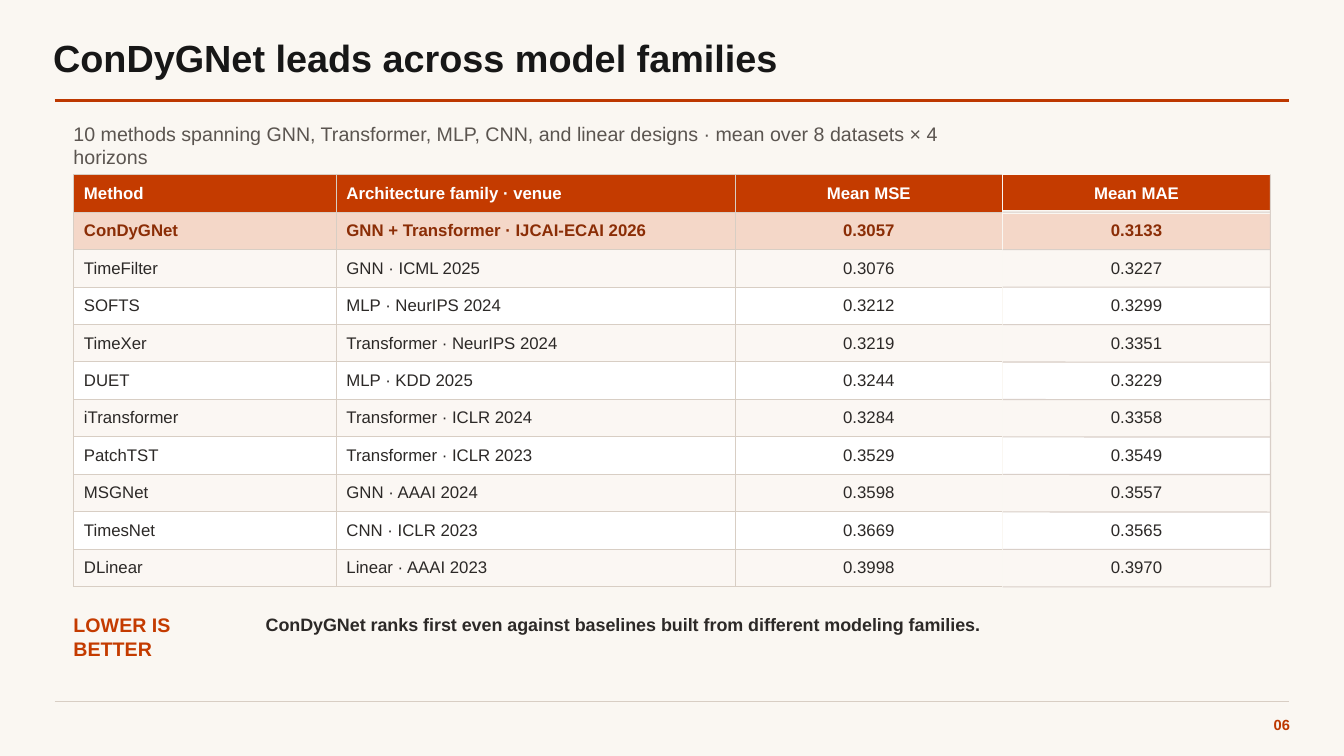
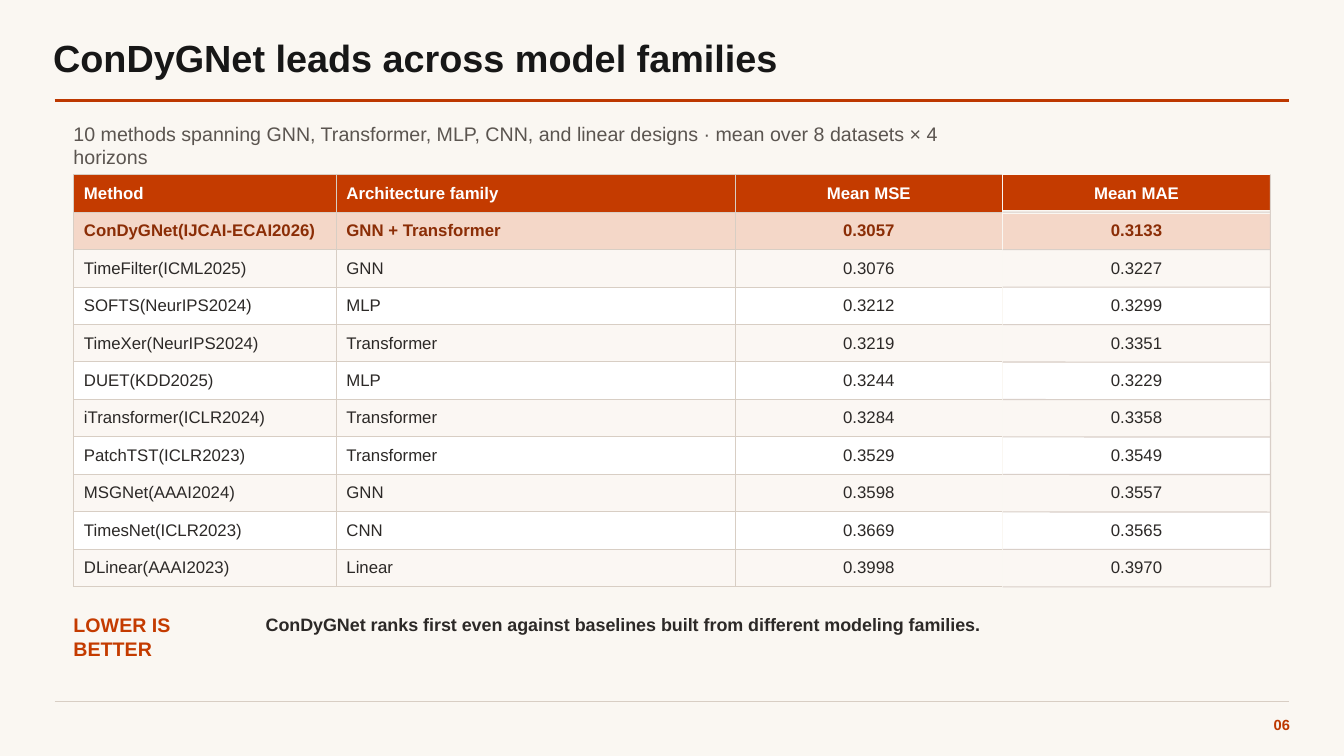
Before and after one commit to constli67/ConDyGNet, a slide deck: slide 6 of ConDyGNet.pptx. Drawn at 1344x756 pixels with LibreOffice and Linux fonts; fonts in the diff are those of the drawing. Boxes give left, top, right and bottom in pixels: in the first picture for what was removed or moved away, otherwise in the second. Text is boxed around its words. In the diff, an @@ line names an element or a change of style, - is before the commit and + after.

```diff
--- a/ConDyGNet.pptx
+++ b/ConDyGNet.pptx
@@ table at (74, 174, 1271, 587) @@
-row 1, column 2: Architecture family · venue
+row 1, column 2: Architecture family
-row 2, column 1: ConDyGNet
+row 2, column 1: ConDyGNet(IJCAI-ECAI2026)
-row 2, column 2: GNN + Transformer · IJCAI-ECAI 2026
+row 2, column 2: GNN + Transformer
-row 3, column 1: TimeFilter
+row 3, column 1: TimeFilter(ICML2025)
-row 3, column 2: GNN · ICML 2025
+row 3, column 2: GNN
-row 4, column 1: SOFTS
+row 4, column 1: SOFTS(NeurIPS2024)
-row 4, column 2: MLP · NeurIPS 2024
+row 4, column 2: MLP
-row 5, column 1: TimeXer
+row 5, column 1: TimeXer(NeurIPS2024)
-row 5, column 2: Transformer · NeurIPS 2024
+row 5, column 2: Transformer
-row 6, column 1: DUET
+row 6, column 1: DUET(KDD2025)
-row 6, column 2: MLP · KDD 2025
+row 6, column 2: MLP
-row 7, column 1: iTransformer
+row 7, column 1: iTransformer(ICLR2024)
-row 7, column 2: Transformer · ICLR 2024
+row 7, column 2: Transformer
-row 8, column 1: PatchTST
+row 8, column 1: PatchTST(ICLR2023)
-row 8, column 2: Transformer · ICLR 2023
+row 8, column 2: Transformer
-row 9, column 1: MSGNet
+row 9, column 1: MSGNet(AAAI2024)
-row 9, column 2: GNN · AAAI 2024
+row 9, column 2: GNN
-row 10, column 1: TimesNet
+row 10, column 1: TimesNet(ICLR2023)
-row 10, column 2: CNN · ICLR 2023
+row 10, column 2: CNN
-row 11, column 1: DLinear
+row 11, column 1: DLinear(AAAI2023)
-row 11, column 2: Linear · AAAI 2023
+row 11, column 2: Linear
```
Also in this commit, not shown: 2 other slides changed.
